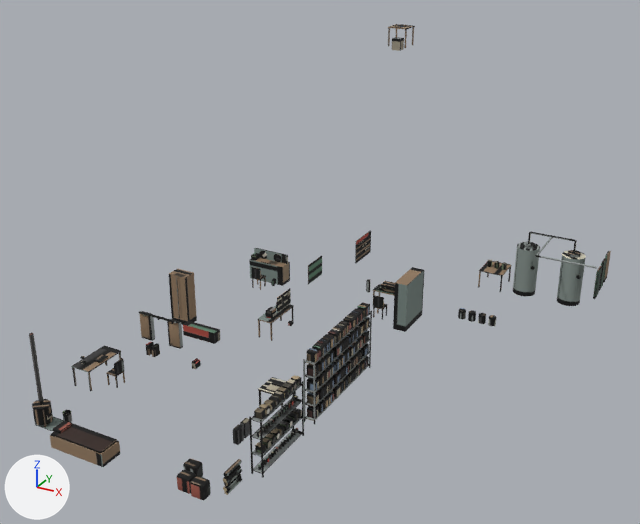
The glTF model assets/models/kedr/corpus_furn.glb, before and after one commit.
Rendered twice from a camera (50 mm lens) standing at (109.9, 5.1, 16.1) and looking at (96.9, 28.6, 4.3). Lighting does not change. The marker at lower left points along +X, +Y and +Z. The first picture is the older version. Vertices at exactly the same position are counted once.

The first picture shows 'corpus_furn'.
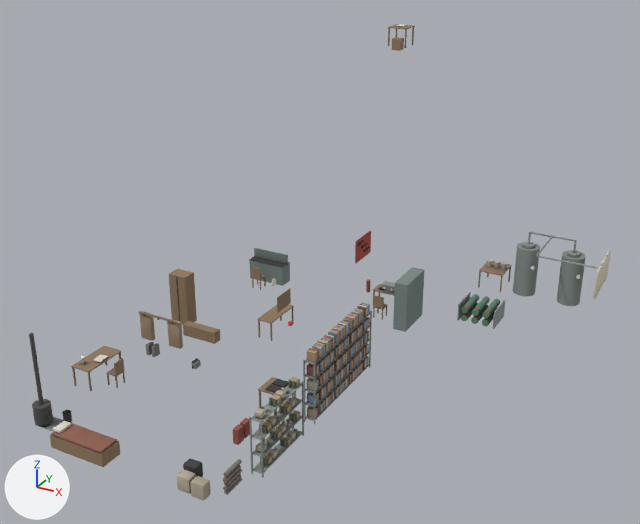
The change, as JSON lines over the scene's bpy script:
```json
{"block": "me_cube", "where": "# used by ob_corpus_furn; location = (0.0, 0.0, 0.0)"}
{"op": "remove", "block": "me_cube", "code": "me_cube.from_pydata(...)  # 4627 vertices, 7696 faces; spans x 90.4..104.5, y 20.5..38.6, z 0.4..10.6"}
{"op": "add", "block": "me_cube", "code": "me_cube.from_pydata(...)  # 5331 vertices, 9076 faces; spans x 90.4..104.5, y 20.5..38.6, z 0.4..10.6"}
{"block": "me_cube", "change": "me_cube part 1: the loose piece of 8 vertices spanning x 98.2..98.5, y 24.4..24.6, z 1.1..1.3 is moved by (0.0, -0.1, 0.0)"}
{"block": "me_cube", "change": "me_cube part 2: the loose piece of 8 vertices spanning x 98.2..98.5, y 24.4..24.6, z 2.3..2.5 is moved by (0.0, -0.1, 0.0)"}
{"block": "me_cube", "change": "me_cube part 3: the loose piece of 16 vertices spanning x 98.3..98.4, y 22.4..22.5, z 0.6..0.7 is moved by (-0.1, 0.8, 1.8)"}
{"block": "me_cube", "change": "me_cube part 4: a new loose piece, a 12-sided cylinder along y spanning x 100.07..100.33, y 33.95..35.25, z 0.5..0.76, in mat_corpus_furn_baked (picture img_corpus_furn)"}
{"block": "me_cube", "change": "me_cube part 5: a new loose piece, a 12-sided cylinder along y spanning x 100.49..100.75, y 33.95..35.25, z 0.5..0.76, in mat_corpus_furn_baked (picture img_corpus_furn)"}
{"block": "me_cube", "change": "me_cube part 6: a new loose piece, a 12-sided cylinder along y spanning x 100.91..101.17, y 33.95..35.25, z 0.5..0.76, in mat_corpus_furn_baked (picture img_corpus_furn)"}
{"block": "me_cube", "change": "me_cube part 7: a new loose piece, a 12-sided cylinder along y spanning x 100.07..100.33, y 33.95..35.25, z 0.84..1.1, in mat_corpus_furn_baked (picture img_corpus_furn)"}
{"block": "me_cube", "change": "me_cube part 8: 23 loose pieces with 360 vertices, spanning x 90.9..101.3, y 29.4..34.4, z 0.4..2.5, are deleted"}
{"block": "me_cube", "change": "me_cube part 9: 102 vertices moved from x 98.2..98.5, y 22.4..24.6, z 0.6..2.5 to x 98.2..98.5, y 22.4..24.5, z 0.6..2.5; 323 vertices removed from x 98.2..98.5, y 22.4..24.6, z 0.6..2.5; 755 vertices added at x 98.2..98.5, y 22.4..24.5, z 0.6..2.5"}
{"block": "me_cube", "change": "me_cube part 10: 184 vertices added at x 99.9..101.4, y 33.9..35.3, z 0.5..1.1"}
{"block": "me_cube", "change": "me_cube part 11: 7 vertices removed from x 90.9..91.2, y 33.5..33.9, z 1.3..1.5; 7 vertices added at x 90.9..92.5, y 33.4..33.9, z 1.3"}
{"block": "me_cube", "change": "me_cube part 12: 5809 kept faces spanning x 90.4..104.5, y 20.5..38.6, z 0.4..10.6 get new texture (UV) coordinates"}
{"block": "me_cube", "change": "other edits to the shape of me_cube do not show in these pictures"}
```

Boxes (x1, y1, x2, y2) around the edits, measured in the pictures (640 x 524 px; the box of a moved part takes in the faces that stretch with it):
```json
{"part": 1, "of": "me_cube", "change": "moved or reshaped", "before": [292, 408, 302, 418], "after": [291, 410, 300, 420]}
{"part": 2, "of": "me_cube", "change": "moved or reshaped", "before": [291, 375, 301, 386], "after": [291, 377, 300, 387]}
{"part": 3, "of": "me_cube", "change": "moved or reshaped", "before": [258, 465, 261, 470], "after": [269, 397, 272, 406]}
{"part": 4, "of": "me_cube", "change": "added", "after": [461, 302, 478, 321]}
{"part": 5, "of": "me_cube", "change": "added", "after": [471, 305, 489, 324]}
{"part": 6, "of": "me_cube", "change": "added", "after": [482, 307, 498, 326]}
{"part": 7, "of": "me_cube", "change": "added", "after": [461, 294, 479, 313]}
{"part": 8, "of": "me_cube", "change": "deleted", "before": [252, 251, 496, 326]}
{"part": 9, "of": "me_cube", "change": "reshaped", "before": [254, 379, 298, 467], "after": [254, 380, 297, 467]}
{"part": 10, "of": "me_cube", "change": "added", "after": [457, 292, 505, 329]}
{"part": 11, "of": "me_cube", "change": "moved or reshaped", "before": [251, 254, 260, 260], "after": [249, 256, 288, 267]}
{"part": 12, "of": "me_cube", "change": "surface changed", "before": [29, 24, 611, 500], "after": [29, 24, 611, 500]}
```
